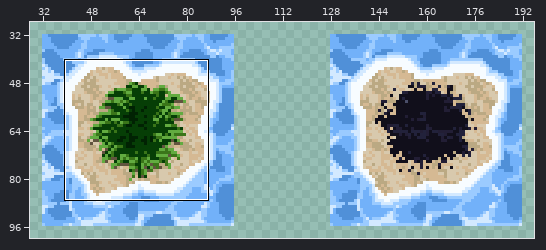
File history of a sprite sheet, FlameGame/Assets/Sprites/FlameGameSprites/FlameGame_Tiles_32_missingcorners.png. The picture above shows the old version from afar; the outline marks the close-up.
Close-up. Before the edit:
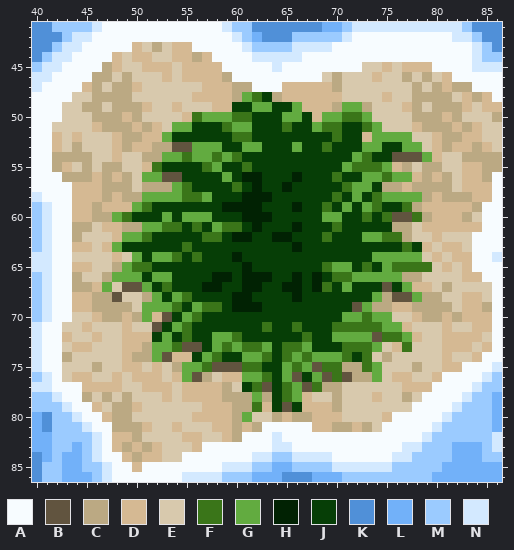
The file is 224x104 pixels. Colours within 5 levels of each other are drawn and written as one. Shown: x 40..86, y 41..86. The wide view leaves out empty margins.
Palette (. is transparent): A #f7fcff  B #61543f  C #bba983  D #d5b993  E #d8c9ad  F #3a7519  G #62ab40  H #012203  J #063e06  K #5090d8  L #72b1f9  M #9bcbff  N #d3e9ff
Pixels before, first column x 40:
41 KKMMMMNAAAAAAAAAAAANMMKKKKKKKLLMNNNNNNNNNNNMKKK
42 KKKMNNAAAAAAAAAAAAAANMLKKKMMMMMNAAAAAAAAAANNMKK
43 KKMNNAAAAADECEDDAAAAANMMMMNNNNAAAAAAAAAAAAAANMK
44 KMNNAAAADEDDEEDDCDAAAANNNNNAAAAAAAAAAAAAAAAANMM
45 MNNAAAACDEEDDDEDDDDAAAAANAAAAAAAAEEDEDDDAAAANNN
46 NNAAAACCECEEEDEDDDDCAAAAAAAAAECEEEDEECECEDAAAAA
47 NAAAADCECCDEEEEEEDDDCCAAADDDDDCEEEEEEECECDCCAAA
48 AAAAEECCCCEEEEEEDDDDCGFJCDDDDDDEEEEDEECCCCEDCDA
49 AAAEECCECCCDEEDEEEDDJJGGJJGDDDCGGCEEEDCECCCDEDD
50 AAAEEECCCDCEEEEDFGGGFFJJJGGJDGGFFGEEEECCCDCEEEC
51 AAEEEEDCCCDCDEGGJJJFGGJJJFJJGFFJJFGEEEDCCCDCDEE
52 AADEDEEEDCCDDGJJJJJJFFJJJJJJJJFJJDGGGGEEDCCDDEE
53 AADECEEEDCDDCCBBGGGJJGGJJJGJJFJJJGGJJGGEDCDDCDE
54 AACCCCEEDEECCGGFGGFGFJJJJJJJJJJJGFJJBBBGDEECCCC
55 AACDECECCEEDFJJJJFGJJFJJJJJJJJJGFFFGDCECCEEDDCC
56 AAACCCDCDCEGGBBJJJJGJHHJJJHJJJFJJGGFGGDCDCEDDCA
57 AAAADDDCCCECCCGFJJJJFJHJJHJJJJJFGGJCCDCCCCEDDDA
58 NAAADDDCDCCGGGGFFGJJJHHHJJJJJJFJGJFGGGGCDCCCDDA
59 MNAADDCDDDGFJJJJJJJHHHHJJJHJJFJGJGFJJFCDDDDDCAA
60 MNAADDCCGFJJJGJGGGJJJHHHJJJJJGGJJFJFBBFCDDDCEAA
61 MNAACCEDDCCGGFFJFJGFFJHJJJHJJJFJJJJJCCEDDDDDDAA
62 MNAACEEEDGGFJJJJJFFJHHJJHHJJJFJJJGGFFCEEDEEEAAA
63 MNAADDEDGJJJJJJFJJJJJJJJJJHJJJJJJJJJJFJDEDDEAAA
64 NNAAEEEEDEGJGGFJFJJJHJJJJJJJJJJJJJGGGGGEDEDDAAN
65 NNAADDEECGFFJJJJJJJJJHJJJJJJJFGGJFJGFFFFEDEDAAA
66 MNAACEECGGGJGGJJJJHHJHHHJJHJHJFFGGGGGCCEEEEDDAA
67 MNAACCDGEBBGJFJJJHHJJHHJJHHJHFJGJJJBJGDDECEEEEA
68 MNAADDCCBEECGJGFJJJJHHJJJJHJJJJJJJGCBBGCCEEDDEA
69 MNAADDCCCCEGGGFJGFFJHHHJJJJJJJJJBGCCDDCCCCEDDCA
70 MNAAEEDCCDCGDBJGFJJJJJJJJJJJJJJGGFGGEEDCCDCDDDA
71 NAAEEDEEEDEEBJGFJJJJJJJFJJFJJJFFFFFGGDEEEDEEDDA
72 NAADEEDEEDDDJGJFJJGGFJJJJJJFJJGGGGBFFGDEEDDDDEA
73 NAAEDDEEEDDCGGFBBJGFGFFGJFFGJJJFFFGEDFEEEDDDEDA
74 NAACEEEEEDCCGBDDJGFJJGGFJFGFGGGFJFECEEEEEDEEDAA
75 NAAEEECEEDDEDECGGFBBBFFJJGFGBFFCCFGEEECEEDDAAAN
76 MNAEDDEEDEDDDEDGBCEDDGGFJGBJGBFBCCGEDDEEDAAAANM
77 NNAAADDDDEEDDDEDDDDCEJFBJFGBFCCEEEEEEDDDAAAANMM
78 MMNAACECECEEEDEDDDDCCCGCJFGDEECEEEDEECEAAAANMML
79 MMMNAADECCDEEEEEEDDDCCFDJBJDDDCEEEEEEEAAAANMMML
80 LKMMNAADCCEEEEEEDDDDCGEECDCCDDDEEEEDAAAAANMMMML
81 LKMMMNAACCCDEEDEEEDDCDCAAAAADDCCDCEAAAAANMMMMML
82 LLMMMMNADDCEEEEDDEEDCAAANAAAAAAAAAAAAAANMMMMMMN
83 LLMMLMNADCDCDEEEDAAAAAAANNAAAAAAAAAAANNMMMLLLMN
84 KLMLLMNAADCDDEEAAAAAAANNMMNNNNAAAAAANNMMMMLLLMM
85 KMMLLMMNAADAAAAAAAANNNMMLLMMMMNNNNNNMMMMMLLLLLL
86 KMMLLLMNAAAAAAANNNNMMMLLLKKKLLLMMMMMMMMMLLLLLLL
The same view after the edit:
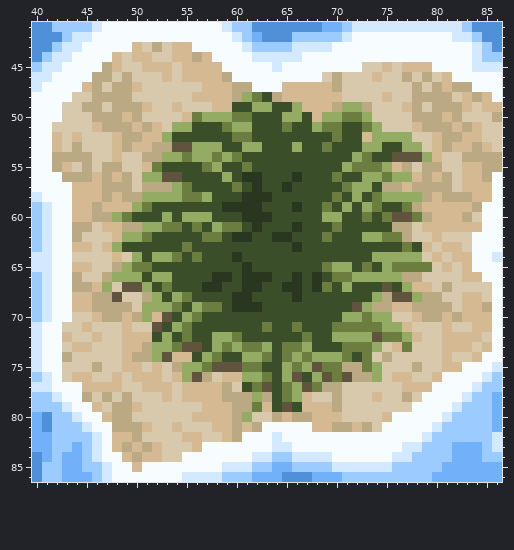
The exact change:
colour F: #3a7519 -> #6b7d3f
colour G: #62ab40 -> #93ab62
colour H: #012203 -> #293720
colour J: #063e06 -> #394e29
Boxes around the changes in both close-ups, in picture pixels (x1, y1, x2, y2):
changed: (102, 92, 432, 422)
